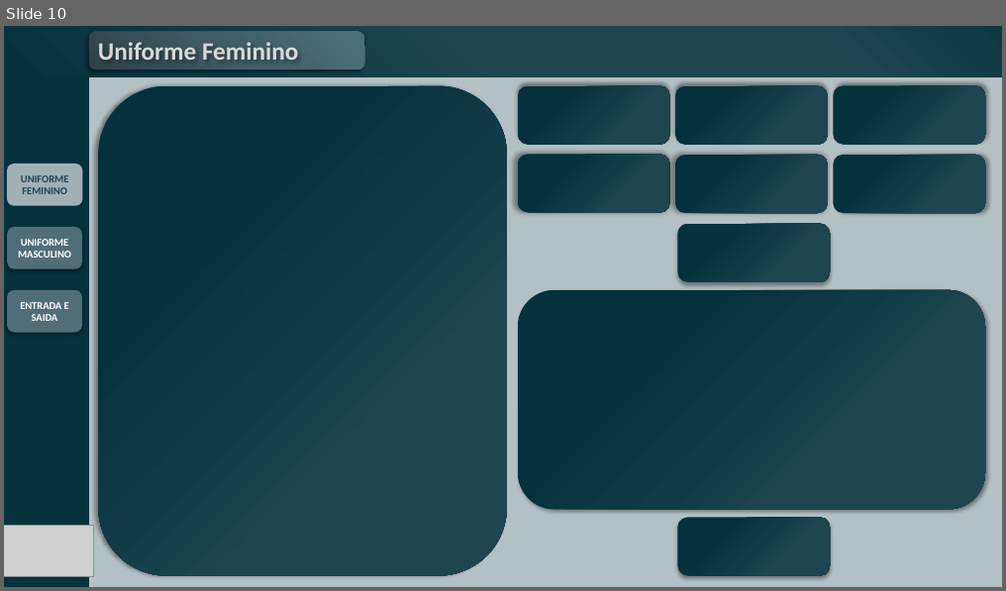
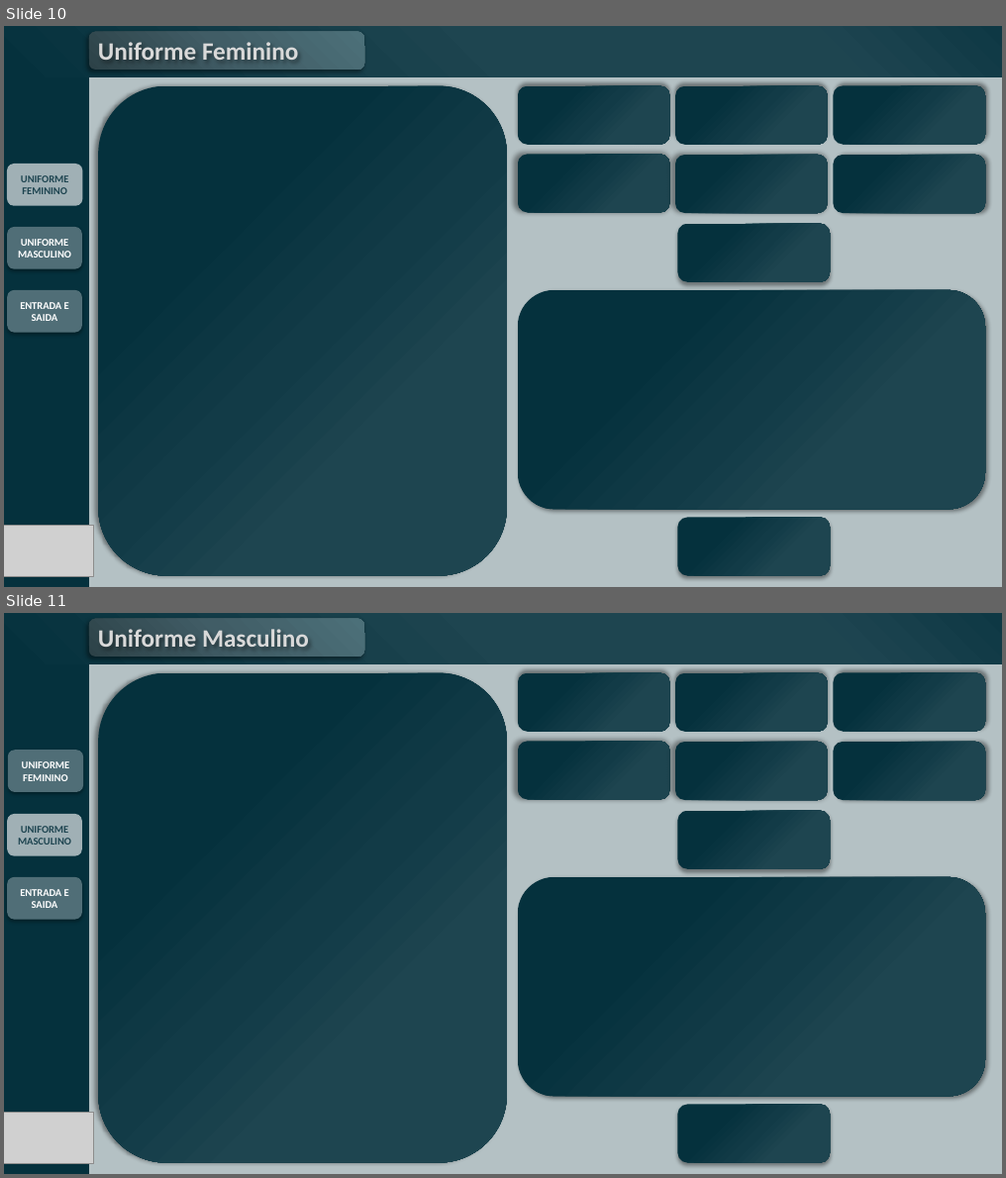
Before and after one commit to ToltalTouch/projeto_BI-ALMOXARIFADO, a slide deck: Apresentação1 4 1.pptx. Shown one above the other, each under a label of ours: slide 10 before the commit, slides 10 and 11 after it. The pictures are 1006x591 and 1006x1178 pixels, drawn with LibreOffice and Linux fonts; fonts in the diff are those of the drawing; grey boxes stand for pictures. Boxes give left, top, right and bottom in pixels: in the first picture for what was removed or moved away, otherwise in the second. Text is boxed around its words. In the diff, an @@ line names an element or a change of style, - is before the commit and + after.

```diff
--- a/Apresentação1 4 1.pptx
+++ b/Apresentação1 4 1.pptx
@@ slide 11 added at <box>4,613,1002,1174</box>, background #B4C1C4 @@
@@ rounded rectangle added at <box>4,613,89,1174</box>, fill #05313D @@
@@ rounded rectangle added at <box>4,613,1002,663</box>, fill gradient #05313D to #1E4550 to #1D4450 to #0E3844 @@
@@ rounded rectangle added at <box>89,619,364,657</box>, fill gradient #2E4248 to #415E67 to #4D707A @@
@@ text added at <box>98,629,309,647</box>, 24 pt, text #D9D9D9, bold @@
+Uniforme Masculino
@@ rounded rectangle added at <box>98,673,507,1163</box>, fill gradient #05313D to #123B47 to #1E4550 @@
@@ rounded rectangle added at <box>518,673,670,732</box>, fill gradient #05313D to #123B47 to #1E4550 @@
@@ rounded rectangle added at <box>675,673,827,732</box>, fill gradient #05313D to #123B47 to #1E4550 @@
@@ rounded rectangle added at <box>833,672,985,731</box>, fill gradient #05313D to #123B47 to #1E4550 @@
@@ rounded rectangle added at <box>8,750,83,792</box>, fill #506E77, 10 pt, text #FFFFFF, bold @@
+UNIFORME FEMININO
@@ rounded rectangle added at <box>518,742,670,800</box>, fill gradient #05313D to #123B47 to #1E4550 @@
@@ rounded rectangle added at <box>675,742,827,800</box>, fill gradient #05313D to #123B47 to #1E4550 @@
@@ rounded rectangle added at <box>833,742,985,800</box>, fill gradient #05313D to #123B47 to #1E4550 @@
@@ rounded rectangle added at <box>7,814,82,857</box>, fill #A0B0B5, 10 pt, text #1D4450, bold @@
+UNIFORME MASCULINO
@@ rounded rectangle added at <box>678,811,830,869</box>, fill gradient #05313D to #123B47 to #1E4550 @@
@@ rounded rectangle added at <box>7,877,82,920</box>, fill #506E77, 10 pt, text #FFFFFF, bold @@
+ENTRADA E SAIDA
@@ rounded rectangle added at <box>518,877,985,1096</box>, fill gradient #05313D to #123B47 to #1E4550 @@
@@ picture added at <box>4,1112,93,1164</box> @@
@@ rounded rectangle added at <box>678,1104,830,1162</box>, fill gradient #05313D to #123B47 to #1E4550 @@
```
Also in this commit, not shown: 18 other files.
